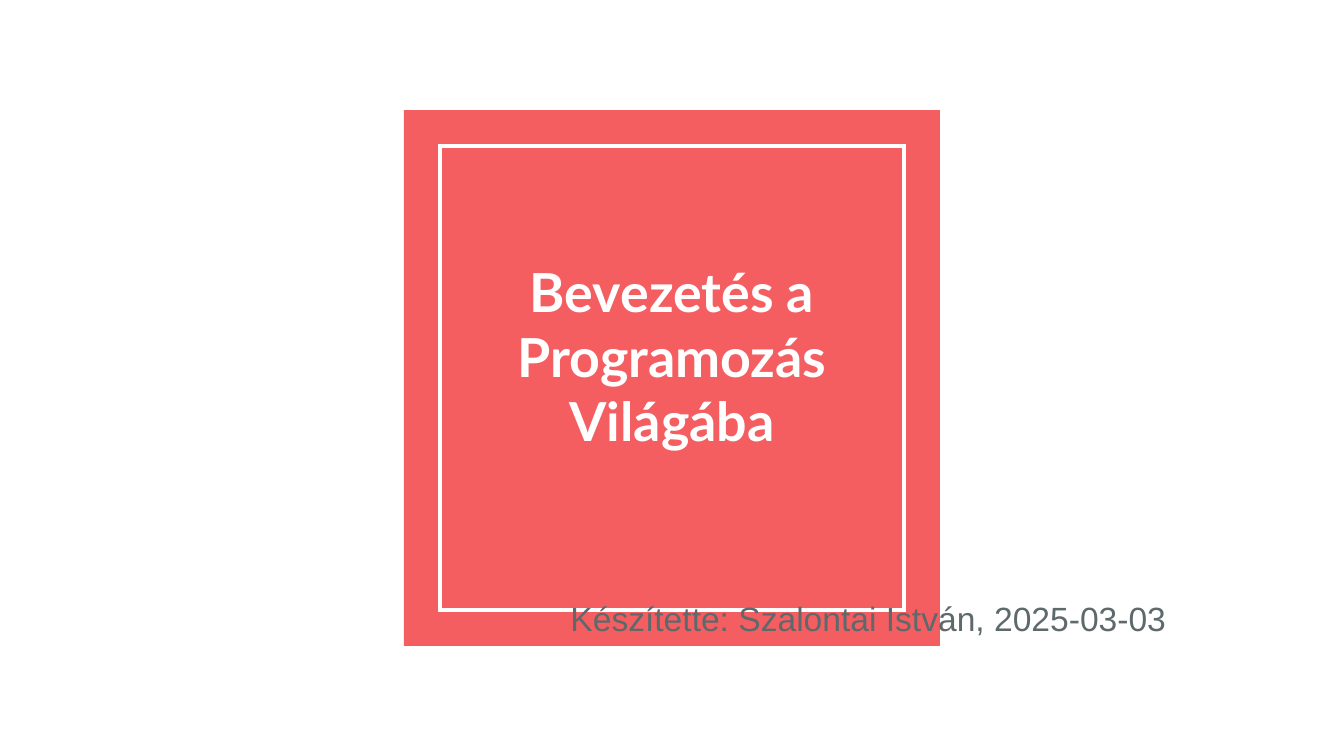
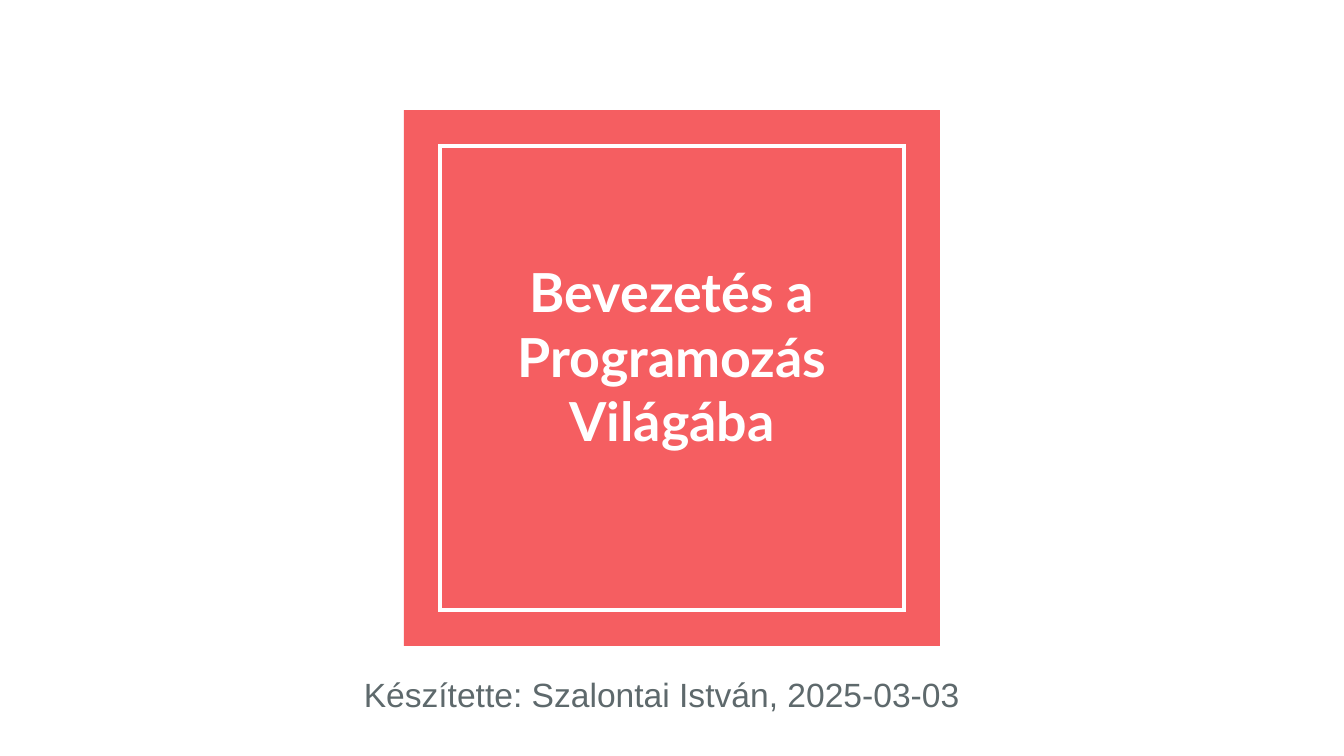
Before and after one commit to pisti72/infoka, a slide deck: slide 1 of prog/Bevezetés a Programozás Világába.pptx. Drawn at 1344x756 pixels with LibreOffice and Linux fonts; fonts in the diff are those of the drawing. Boxes give left, top, right and bottom in pixels: in the first picture for what was removed or moved away, otherwise in the second. Text is boxed around its words. In the diff, an @@ line names an element or a change of style, - is before the commit and + after.

```diff
--- a/prog/Bevezetés a Programozás Világába.pptx
+++ b/prog/Bevezetés a Programozás Világába.pptx
@@ text "Készítette: Szalontai István, 2025-03-03": place and size @@
-text "Készítette: Szalontai István, 2025-03-03" at box(570, 604, 1166, 637)
+text "Készítette: Szalontai István, 2025-03-03" at box(364, 682, 959, 712)
```
Also in this commit, not shown: 1 other slide changed, 4 slides added, 11 other files.
